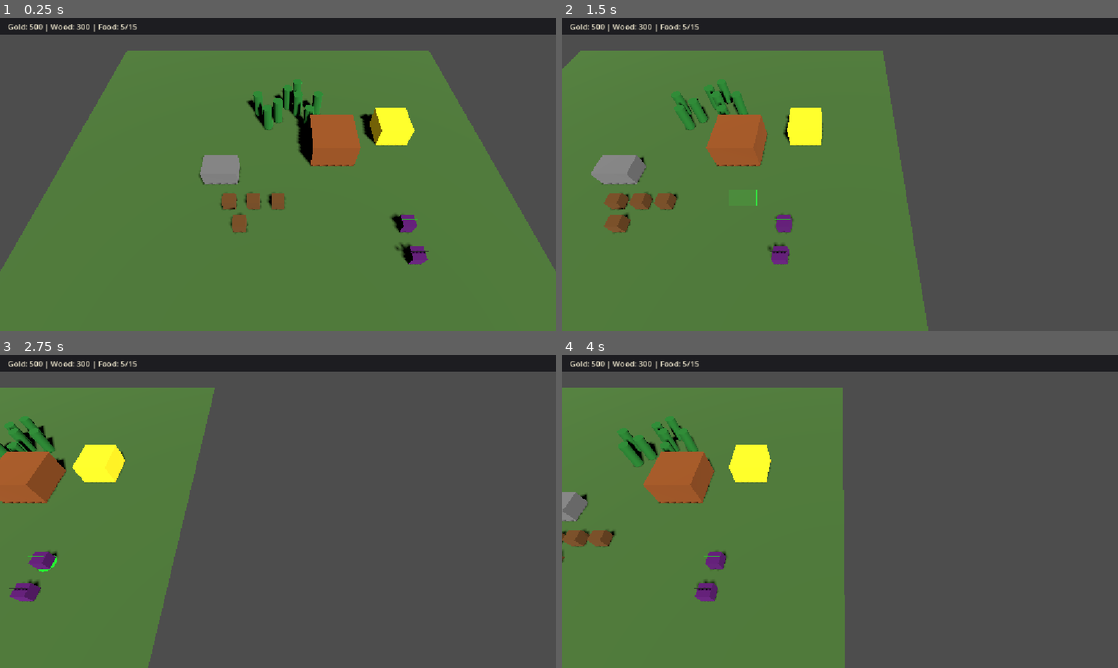
Above: before the commit, frames 1-4 (two rows, left to right).
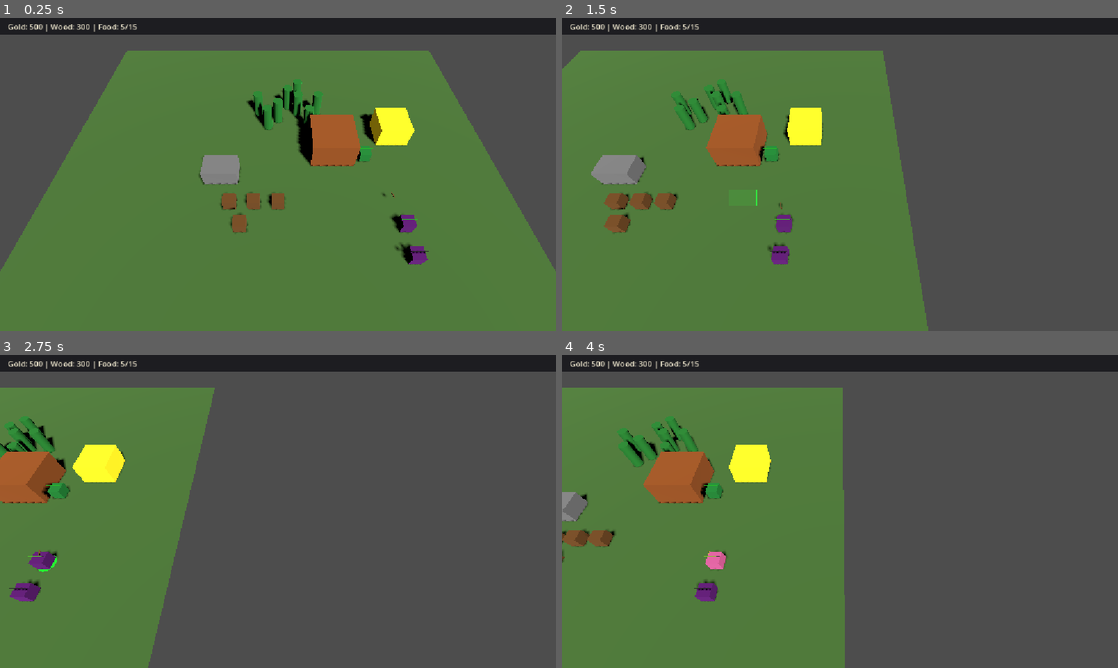
Above: after the commit, the same moments.

Repository: nplvkntx/endless-battle
Game: Godot game, scene res://scenes/main.tscn
Two runs of this game, one before a commit and one after it. Both use one fixed random seed, a clock stepped at 60 frames per second and the inputs below.
Inputs (mouse positions are in pixels of both pictures, inside the frame that each line leads up to):
- Up to frame 1 (0.25 s): no input
- Up to frame 2 (1.5 s): tap Enter at 0.5 s; move the mouse to (962, 158) at 0.52 s; hold Right (ui_right) 0.53-1.25 s; tap B at 0.6 s; click (962, 158) at 0.67 s; drag from (728, 190) to (812, 237) at 1.27 s
- Up to frame 3 (2.75 s): move the mouse to (333, 442) at 2.02 s; hold Right (ui_right) from 2.03 s (still down); tap T at 2.1 s
- Up to frame 4 (4 s): release Right (ui_right) at 2.75 s; drag from (812, 574) to (673, 464) at 2.77 s; move the mouse to (1006, 558) at 3.52 s; hold Left (ui_left) from 3.53 s (still down); tap R at 3.6 s

The runs differ from the first frame. In frame 1, 0.1% of the frame differs, in the area x 64-71%, y 40-58%; in frame 2, 0.2%; in frame 3, 0.2%; in frame 4, 0.3%, in the area x 24-30%, y 40-69%.

Commit message:
Add floating damage numbers

Diff:
--- a/scenes/main.tscn
+++ b/scenes/main.tscn
@@ -13,6 +13,7 @@
 [ext_resource type="PackedScene" path="res://scenes/resources/tree.tscn" id="9_tree"]
 [ext_resource type="PackedScene" path="res://scenes/buildings/farm.tscn" id="10_farm"]
 [ext_resource type="PackedScene" path="res://scenes/units/enemy_dummy.tscn" id="14_enemy_dummy"]
+[ext_resource type="PackedScene" path="res://scenes/units/archer.tscn" id="15_archer"]
 
 [sub_resource type="StyleBoxFlat" id="StyleBoxFlat_resource_bar"]
 bg_color = Color(0.08, 0.08, 0.1, 0.85)
@@ -193,6 +194,9 @@
 [node name="Worker4" parent="." instance=ExtResource("4_worker")]
 transform = Transform3D(1, 0, 0, 0, 1, 0, 0, 0, 1, -3, 0.5, 5)
 
+[node name="DevArcher" parent="." instance=ExtResource("15_archer")]
+transform = Transform3D(1, 0, 0, 0, 1, 0, 0, 0, 1, 8, 0.5, -2)
+
 [node name="CommandCenter" type="StaticBody3D" parent="."]
 transform = Transform3D(1, 0, 0, 0, 1, 0, 0, 0, 1, 5, 1.25, -3)
 script = ExtResource("2_command_center")
--- /dev/null
+++ b/scenes/ui/floating_damage_number.tscn
@@ -0,0 +1,12 @@
+[gd_scene load_steps=2 format=3 uid="uid://bqx8floatingdmg01"]
+
+[ext_resource type="Script" path="res://scripts/ui/floating_damage_number.gd" id="1_floating_damage_number"]
+
+[node name="FloatingDamageNumber" type="Label3D"]
+billboard = 1
+no_depth_test = true
+modulate = Color(1, 0.85, 0.2, 1)
+outline_modulate = Color(0, 0, 0, 1)
+font_size = 48
+text = "0"
+script = ExtResource("1_floating_damage_number")
--- /dev/null
+++ b/scripts/ui/floating_damage_number.gd
@@ -0,0 +1,32 @@
+class_name FloatingDamageNumber
+extends Label3D
+
+## Simple placeholder damage number that floats upward and fades out.
+
+const SCENE: PackedScene = preload("res://scenes/ui/floating_damage_number.tscn")
+const FLOAT_DISTANCE := 1.2
+const DURATION := 0.75
+const SPAWN_HEIGHT := 1.25
+
+static func spawn(target: Node3D, amount: int) -> void:
+	if not is_instance_valid(target):
+		return
+
+	var instance: FloatingDamageNumber = SCENE.instantiate() as FloatingDamageNumber
+	target.get_tree().current_scene.add_child(instance)
+	instance._play(str(amount), target.global_position + Vector3(0.0, SPAWN_HEIGHT, 0.0))
+
+
+func _play(damage_text: String, start_position: Vector3) -> void:
+	text = damage_text
+	global_position = start_position
+	modulate.a = 1.0
+
+	var end_position: Vector3 = start_position + Vector3(0.0, FLOAT_DISTANCE, 0.0)
+	var tween := create_tween()
+	tween.set_parallel(true)
+	tween.tween_property(self, "global_position", end_position, DURATION).set_trans(Tween.TRANS_QUAD).set_ease(
+		Tween.EASE_OUT
+	)
+	tween.tween_property(self, "modulate:a", 0.0, DURATION).set_trans(Tween.TRANS_LINEAR).set_ease(Tween.EASE_IN)
+	tween.finished.connect(queue_free)
--- a/scripts/units/archer.gd
+++ b/scripts/units/archer.gd
@@ -183,7 +183,9 @@
 	if _health_component.current_health <= 0:
 		return
 
-	_health_component.take_damage(int(amount))
+	var damage_amount := int(amount)
+	_health_component.take_damage(damage_amount)
+	FloatingDamageNumber.spawn(self, damage_amount)
 
 
 func get_current_health() -> int:
--- a/scripts/units/enemy_dummy.gd
+++ b/scripts/units/enemy_dummy.gd
@@ -71,7 +71,9 @@
 	if _health_component.current_health <= 0:
 		return
 
-	_health_component.take_damage(int(amount))
+	var damage_amount := int(amount)
+	_health_component.take_damage(damage_amount)
+	FloatingDamageNumber.spawn(self, damage_amount)
 	_play_hit_feedback()
 
 	var valid_attacker: Unit = _resolve_combat_attacker(attacker)
--- a/scripts/units/swordsman.gd
+++ b/scripts/units/swordsman.gd
@@ -213,7 +213,9 @@
 	if _health_component.current_health <= 0:
 		return
 
-	_health_component.take_damage(int(amount))
+	var damage_amount := int(amount)
+	_health_component.take_damage(damage_amount)
+	FloatingDamageNumber.spawn(self, damage_amount)
 
 
 func get_current_health() -> int:
Not shown, added: scripts/ui/floating_damage_number.gd.uid
